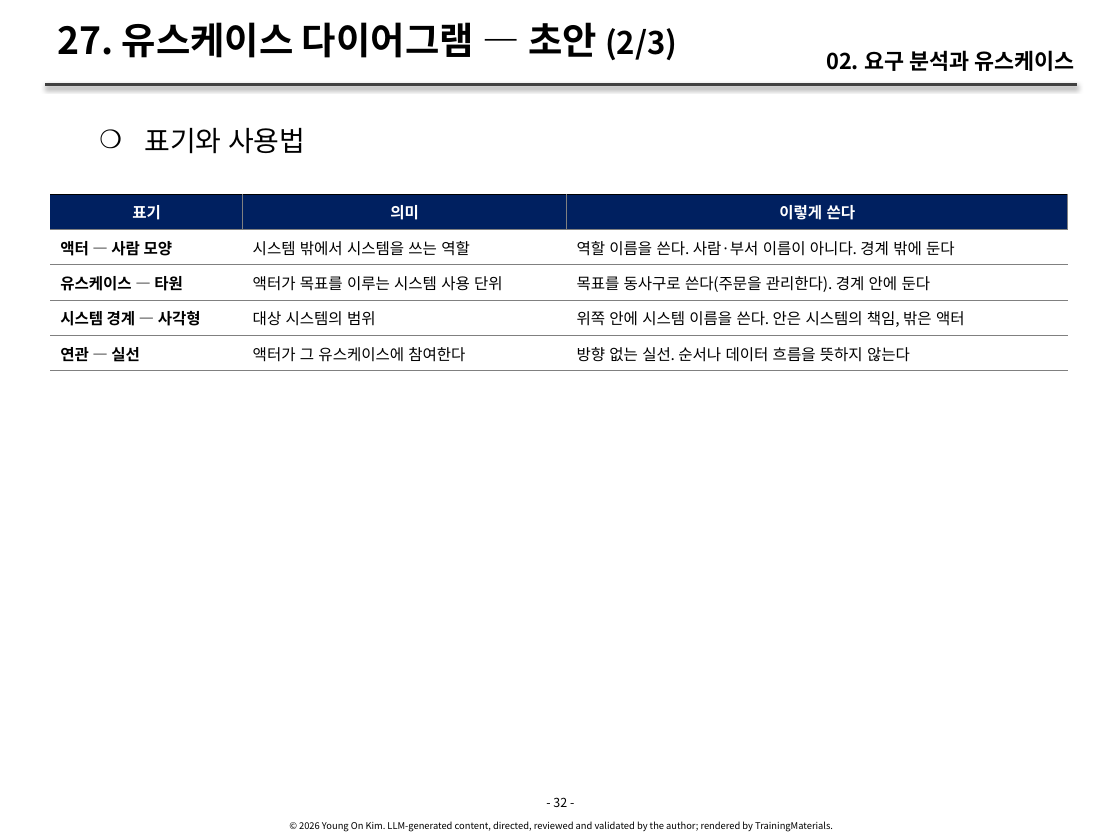
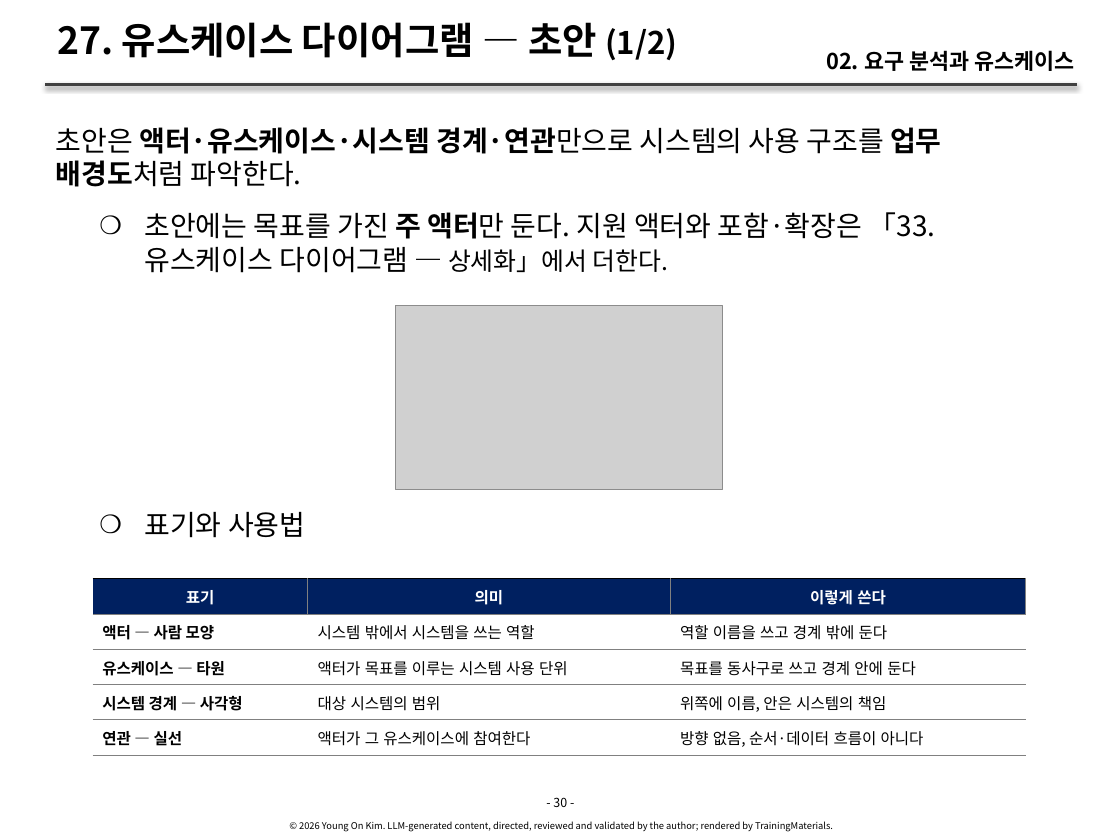
Before and after one commit to YoungSan77/TrainingMaterials, a slide deck: slide 30 of courses/ooad/sessions/s02.pptx (slide 32 before the commit). Drawn at 1120x840 pixels with LibreOffice and Linux fonts; fonts in the diff are those of the drawing; grey boxes stand for pictures. Boxes give left, top, right and bottom in pixels: in the first picture for what was removed or moved away, otherwise in the second. Text is boxed around its words. In the diff, an @@ line names an element or a change of style, - is before the commit and + after.

```diff
--- a/courses/ooad/sessions/s02.pptx
+++ b/courses/ooad/sessions/s02.pptx
@@ title at (57, 22, 677, 60): text changed @@
-27. 유스케이스 다이어그램 — 초안 (2/3)
+27. 유스케이스 다이어그램 — 초안 (1/2)
@@ text added at (56, 127, 942, 273), 18 pt, text #000000 @@
+초안은 액터·유스케이스·시스템 경계·연관만으로 시스템의 사용 구조를 업무 배경도처럼 파악한다.
+    ❍ 초안에는 목표를 가진 주 액터만 둔다. 지원 액터와 포함·확장은 「33. 유스케이스 다이어그램 — 상세화」에서 더한다.
@@ picture added at (395, 306, 722, 489) @@
@@ text "표기와 사용법": place and size @@
-text "표기와 사용법" at (144, 128, 305, 154)
+text "표기와 사용법" at (144, 512, 305, 538)
@@ table at (93, 579, 1026, 840) @@
-row 2, column 3: 역할 이름을 쓴다. 사람·부서 이름이 아니다. 경계 밖에 둔다
+row 2, column 3: 역할 이름을 쓰고 경계 밖에 둔다
-row 3, column 3: 목표를 동사구로 쓴다(주문을 관리한다). 경계 안에 둔다
+row 3, column 3: 목표를 동사구로 쓰고 경계 안에 둔다
-row 4, column 3: 위쪽 안에 시스템 이름을 쓴다. 안은 시스템의 책임, 밖은 액터
+row 4, column 3: 위쪽에 이름, 안은 시스템의 책임
-row 5, column 3: 방향 없는 실선. 순서나 데이터 흐름을 뜻하지 않는다
+row 5, column 3: 방향 없음, 순서·데이터 흐름이 아니다
@@ table: place and size @@
-table at (50, 194, 1067, 669)
+table at (93, 579, 1026, 840)
@@ text at (553, 797, 567, 807): text changed @@
-- 32 -
+- 30 -
```
Also in this commit, not shown: 72 other slides changed, 3 slides removed, 19 other files.
